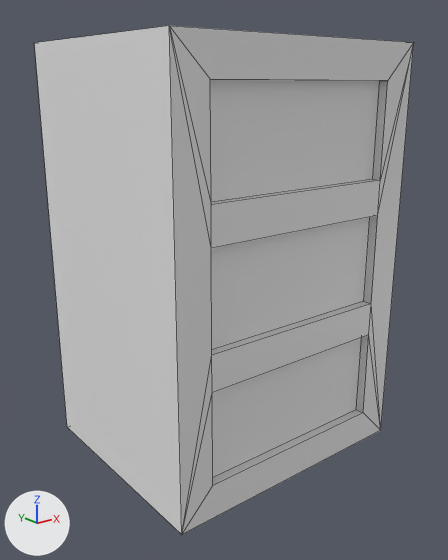
Before and after pictures for a commit that changed the Blender file Assets/Meshes/Buildings/Furniture/FilingCabinet.blend.
The view is the same before and after, from a camera (50 mm lens) standing at (-3.41, -4.28, 3.26) and looking at (-0.04, -0.06, 1.57). Every picture has the same lights, and +X, +Y and +Z are marked at lower left. Mesh edges are drawn as thin lines.

Script lines for the objects in view, before the commit:
```python
me_cube = bpy.data.meshes.new('Cube')
me_cube.from_pydata(...)  # 32 vertices, 34 faces; spans x -1.2..1.2, y -1.0..1.0, z 0.0..3.6
ob_cube = bpy.data.objects.new('Cube', me_cube)
ob_cube.location = (0.0, 0.0, 0.0)
```
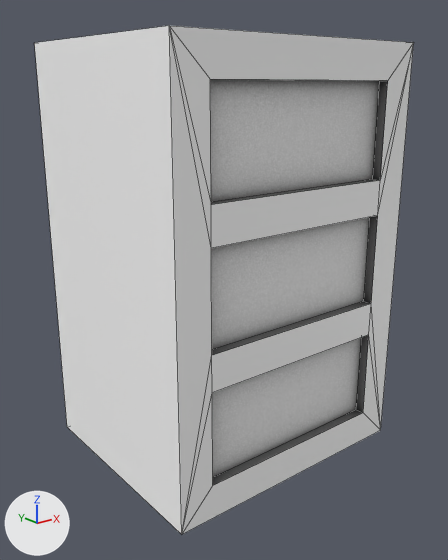
Changed parts and their boxes (x1, y1, x2, y2) in the pictures (448 x 560 px):
'Cube', recoloured: (34, 26, 414, 534) in both

Diff of the bpy script that builds the scene:
```diff
--- a/Assets/Meshes/Buildings/Furniture/FilingCabinet.blend.py
+++ b/Assets/Meshes/Buildings/Furniture/FilingCabinet.blend.py
@@ img_untitled_002 @@
+img_untitled_002 = load_image('untitled.002', '../../../Materials/Textures/FilingCabinetBake.png', 1024, 1024, 'sRGB')
@@ mat_untitled_002 @@
+mat_untitled_002 = principled_material('untitled.002')
+mat_untitled_002.texture = img_untitled_002
@@ me_cube @@
 me_cube.from_pydata(...)  # 32 vertices, 34 faces; spans x -1.2..1.2, y -1.0..1.0, z 0.0..3.6
+me_cube.materials.append(mat_untitled_002)  # picture img_untitled_002
```
